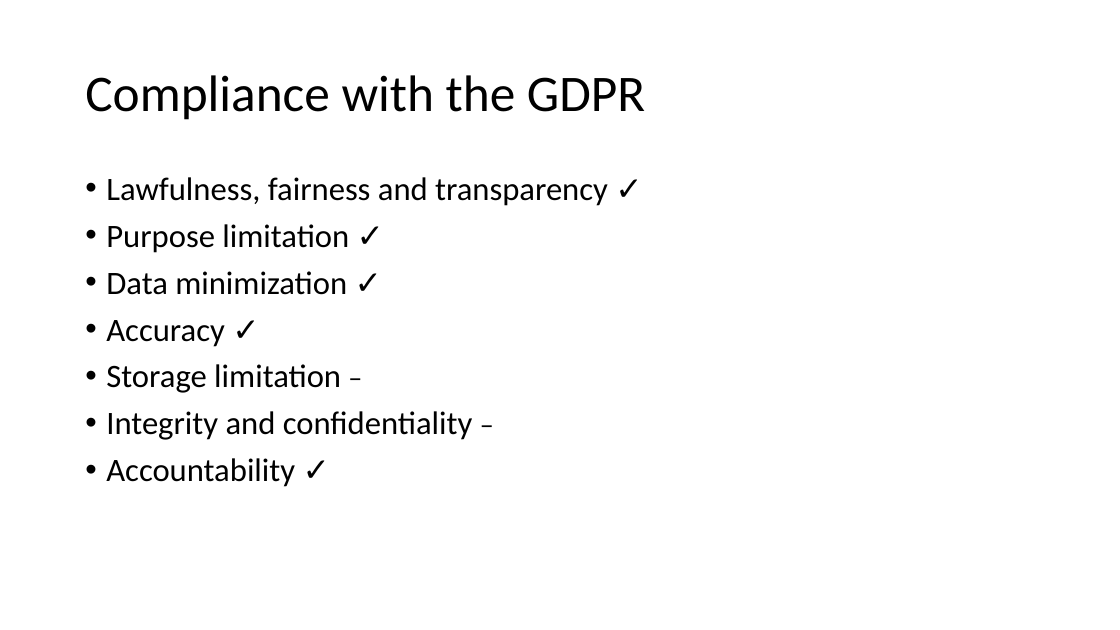
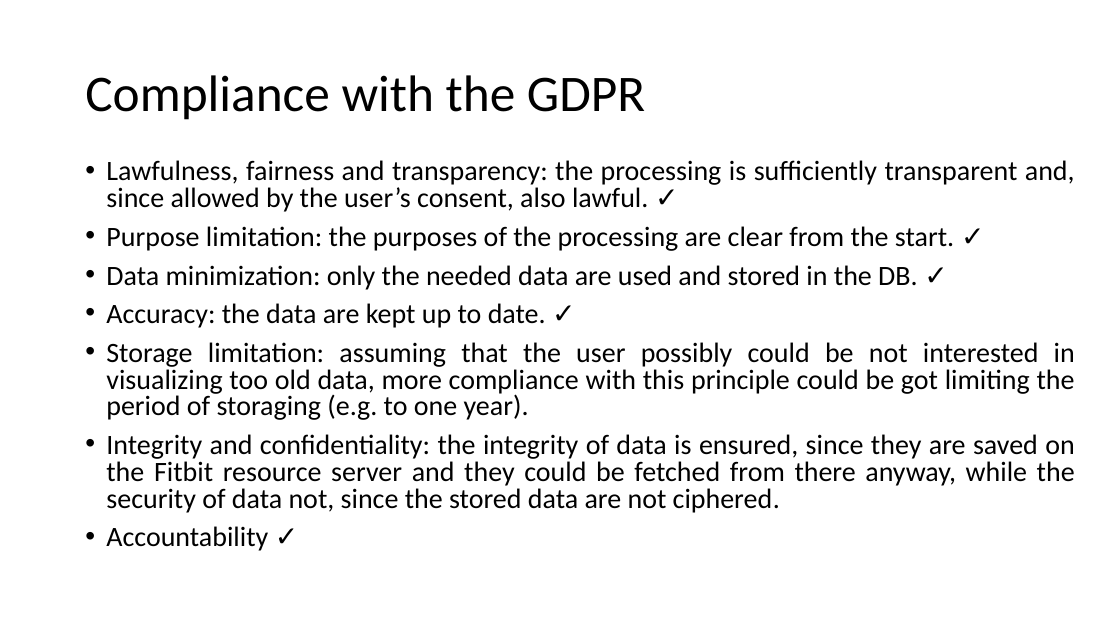
Before and after one commit to marilorena/ProgettoAppBWT, a slide deck: slide 15 of project_presentation.pptx. Drawn at 1120x630 pixels with LibreOffice and Linux fonts; fonts in the diff are those of the drawing. Boxes give left, top, right and bottom in pixels: in the first picture for what was removed or moved away, otherwise in the second. Text is boxed around its words. In the diff, an @@ line names an element or a change of style, - is before the commit and + after.

```diff
--- a/project_presentation.pptx
+++ b/project_presentation.pptx
@@ text "Lawfulness, fairness and transparency: the ...": place and size @@
-text "Lawfulness, fairness and transparency: the ..." at (106, 177, 608, 487)
+text "Lawfulness, fairness and transparency: the ..." at (106, 160, 1075, 551)
@@ text at (106, 160, 1075, 513): text changed; size 28 to 24 pt @@
-• Lawfulness, fairness and transparency ✓
-• Purpose limitation ✓
-• Data minimization ✓
-• Accuracy ✓
-• Storage limitation –
-• Integrity and confidentiality –
+• Lawfulness, fairness and transparency: the processing is sufficiently transparent and, since allowed by the user’s consent, also lawful. ✓
+• Purpose limitation: the purposes of the processing are clear from the start. ✓
+• Data minimization: only the needed data are used and stored in the DB. ✓
+• Accuracy: the data are kept up to date. ✓
+• Storage limitation: assuming that the user possibly could be not interested in visualizing too old data, more compliance with this principle could be got limiting the period of storaging (e.g. to one year).
+• Integrity and confidentiality: the integrity of data is ensured, since they are saved on the Fitbit resource server and they could be fetched from there anyway, while the security of data not, since the stored data are not ciphered.
@@ text at (106, 526, 268, 551): size 28 to 24 pt in "Accountability ✓"; alignment left to justified; line spacing 0.9 to 0.8 @@
```
Also in this commit, not shown: 3 other slides changed.
